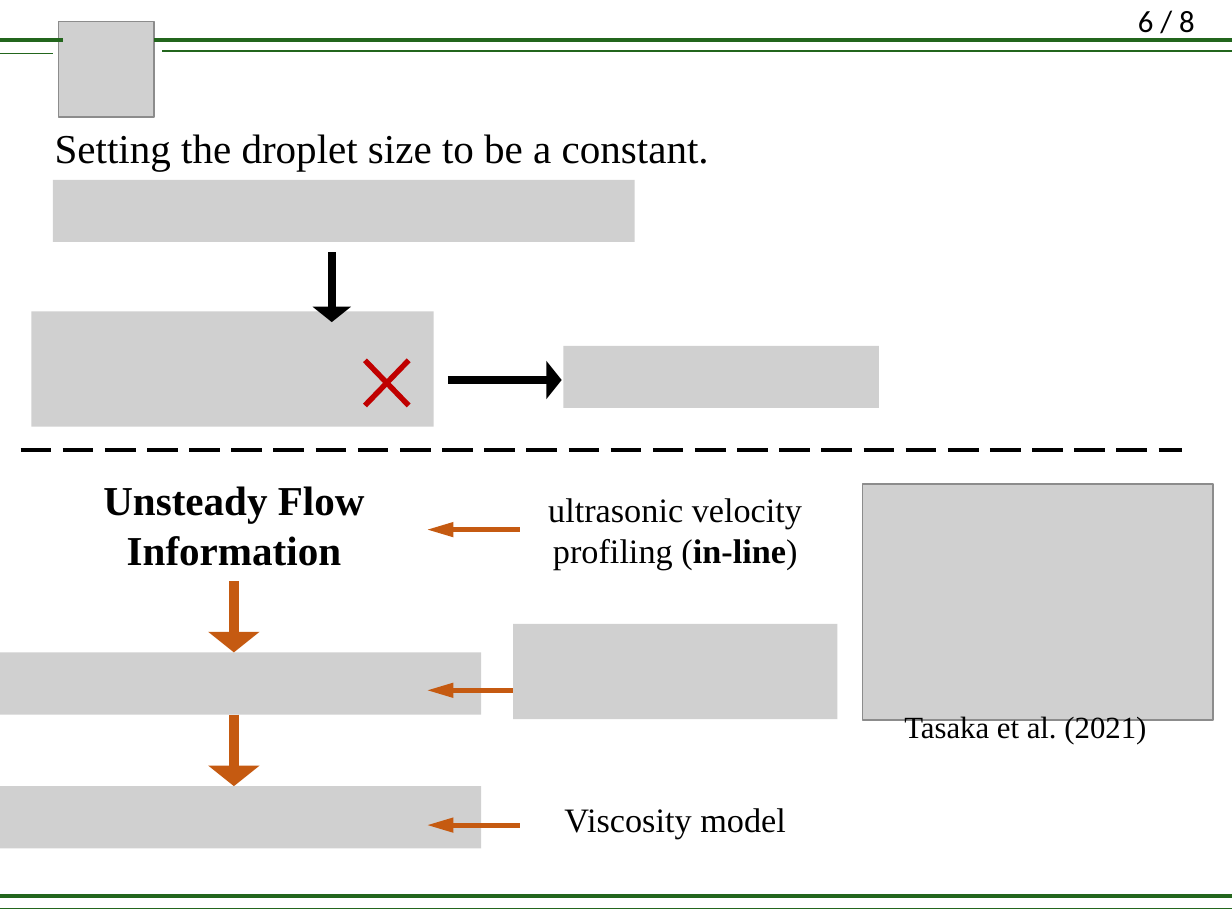
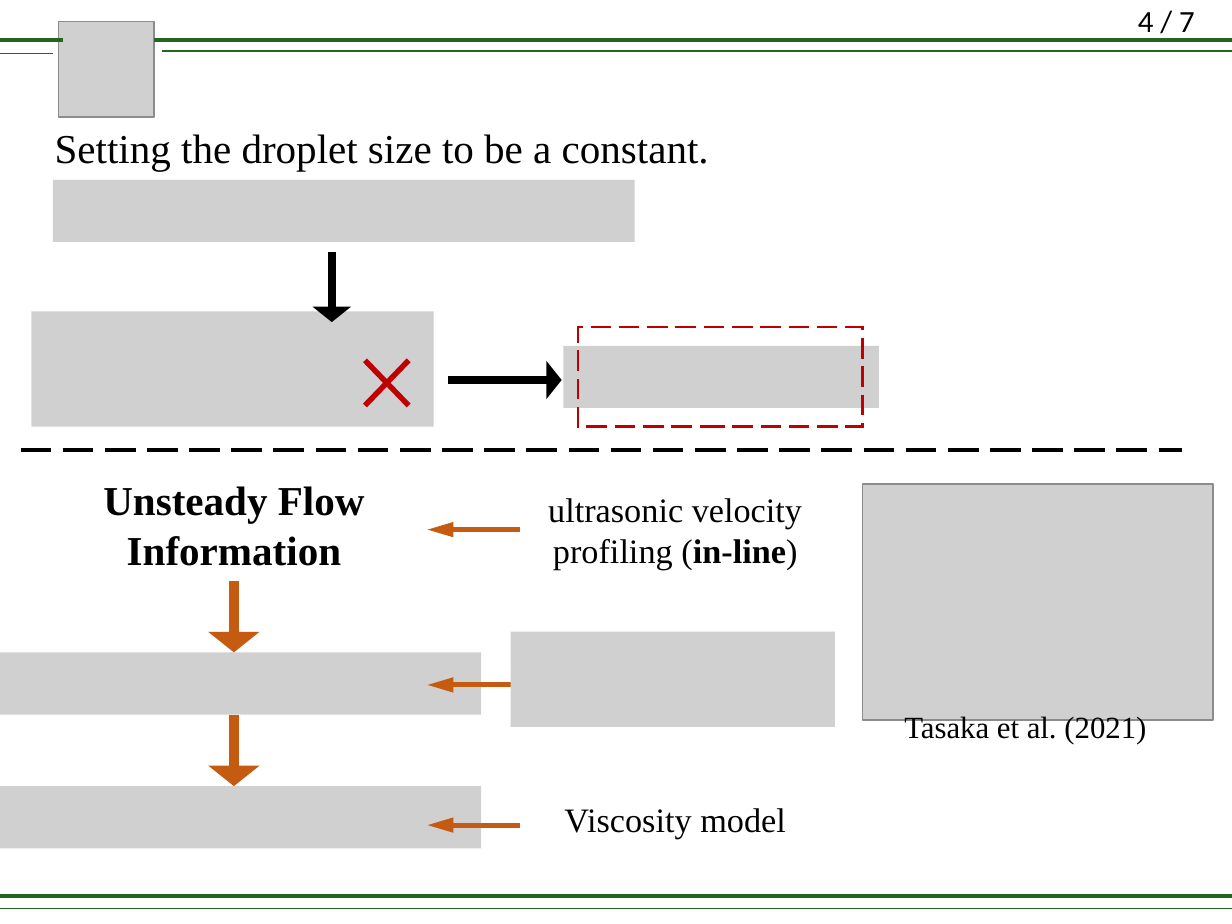
Before and after one commit to lirifuzui/UVPReader, a slide deck: slide 5 of RM_01.pptx (slide 6 before the commit). Drawn at 1232x924 pixels with LibreOffice and Linux fonts; fonts in the diff are those of the drawing; grey boxes stand for pictures. Boxes give left, top, right and bottom in pixels: in the first picture for what was removed or moved away, otherwise in the second. Text is boxed around its words. In the diff, an @@ line names an element or a change of style, - is before the commit and + after.

```diff
--- a/RM_01.pptx
+++ b/RM_01.pptx
@@ page number at (x1=1138, y1=12, x2=1195, y2=40): text changed @@
-6 / 8
+4 / 7
@@ rectangle added at (x1=578, y1=328, x2=862, y2=428), outline #C00000 1.5 pt dashed @@
@@ picture moved from (x1=514, y1=623, x2=838, y2=718) to (x1=511, y1=632, x2=835, y2=727) @@
@@ arrow moved from (520, 690) - (428, 690) to (520, 685) - (428, 685) @@
```
Also in this commit, not shown: 6 other slides changed, 1 other file.
